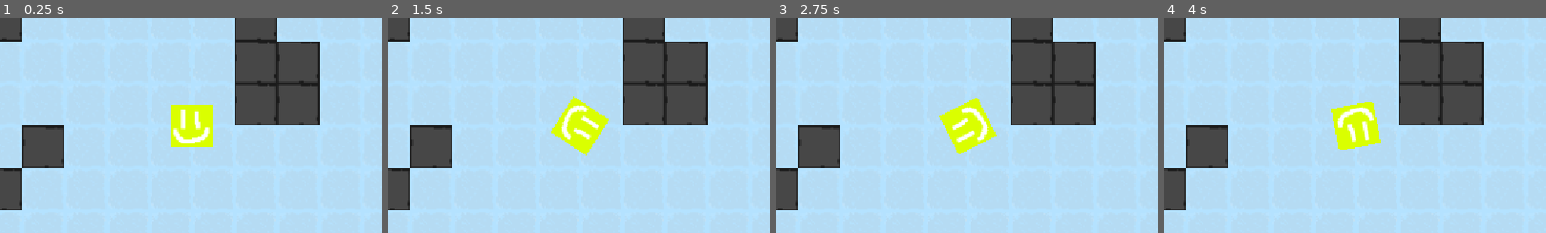
Above: before the commit, frames 1-4 (left to right).
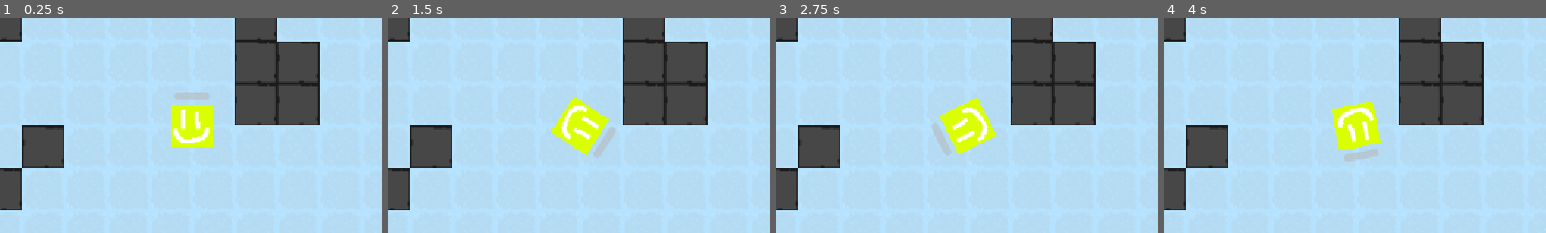
Above: after the commit, the same moments.

Repository: vincentchen18/Pelagico
Game: Godot game, scene res://ocean.tscn
Two runs of this game, one before a commit and one after it. Both use one fixed random seed, a clock stepped at 60 frames per second and the inputs below.
Inputs (mouse positions are % of the whole screen's width and height, from its top left):
- Up to frame 1 (0.25 s): no input
- Up to frame 2 (1.5 s): tap Enter at 0.5 s; move the mouse to (72, 45) at 0.52 s; hold Right (right) 0.53-1.25 s; hold Shift 0.53-1.25 s; click (72, 45) at 0.67 s; drag from (30, 55) to (45, 70) at 1.27 s
- Up to frame 3 (2.75 s): tap Space at 2 s; move the mouse to (60, 28) at 2.02 s; hold Right (right) from 2.03 s (still down); hold Shift from 2.03 s (still down); tap Alt at 2.1 s
- Up to frame 4 (4 s): release Right (right) at 2.75 s; release Shift at 2.75 s; drag from (45, 70) to (20, 35) at 2.77 s; tap Enter at 3.5 s; move the mouse to (80, 65) at 3.52 s; hold Left (left) from 3.53 s (still down); hold Shift from 3.53 s (still down)
The pictures show only the part of the screen within x 25-75%, y 25-75%; the shares and areas given below are measured in that part.

The runs differ from the first frame. In frame 1, 0.3% of the frame differs, in the area x 45-55%, y 34-38%; in frame 2, 0.3%; in frame 3, 0.3%; in frame 4, 0.3%.

Commit message:
added staminabar and boosting

Diff:
--- a/Scripts/player.gd
+++ b/Scripts/player.gd
@@ -4,10 +4,14 @@
 @export var acceleration := 4.0
 @export var drag := 2.0
 @export var turn_speed := 3.0   # radians/sec when turning
-
+@export var maxstamina: int = 100
+@export var boostmult: float = 1.4
+var stamina: float = maxstamina
 @onready var sprite: Node2D = $Sprite2D
-
+@onready var staminabar: ProgressBar = $ProgressBar
 func _physics_process(delta):
+	staminabar.position = Vector2(-13, -25)
+	var boosting: bool = false
 	# turning
 	var turn = Input.get_axis("left", "right")
 	rotation += turn * turn_speed * delta
@@ -17,8 +21,18 @@
 	if thrust != 0:
 		# go in the curr direction
 		var forward = Vector2.RIGHT.rotated(rotation)
-		velocity = velocity.lerp(forward * speed * thrust, acceleration * delta)
+		if Input.is_key_pressed(KEY_SHIFT) and stamina > 0:
+			stamina -= 20 * delta
+			velocity = velocity.lerp(forward * speed * thrust * boostmult, acceleration * delta * boostmult)
+			boosting = true
+		else:
+			velocity = velocity.lerp(forward * speed * thrust, acceleration * delta)
+			boosting = false
 	else:
 		velocity = velocity.lerp(Vector2.ZERO, drag * delta)
-
+		boosting = false
+	stamina = clamp(stamina, 0, maxstamina)
+	if boosting == false:
+		stamina += 8 * delta
+	staminabar.value = stamina
 	move_and_slide()
--- a/Scripts/tile_map_layer.gd
+++ b/Scripts/tile_map_layer.gd
@@ -23,7 +23,7 @@
 #generate chunk
 func gen_chunk(cx, cy) -> void:
 	var chunkkey = Vector2i(cx, cy)
-	var tilepos: Vector2 = Vector2.ZERO
+	var tilepos: Vector2i = Vector2i.ZERO
 	var currentchunk: Array = []
 	var startx: int = cx * 8
 	var starty: int = cy * 8
@@ -44,9 +44,8 @@
 				else:
 					currentlis.append("o")
 					tilepos = oceantilespos
-			set_cell(Vector2i(globalx, globaly), sourceid, tilepos)
+			set_cell(Vector2i(globalx, globaly), sourceid, tilepos, 0)
 		currentchunk.append(currentlis)
-
 	worldmap[chunkkey] = currentchunk
 func playerchunk(playerpos) -> Vector2i:
 	var pixelsperchunk: float = 256
--- a/ocean.tscn
+++ b/ocean.tscn
@@ -45,3 +45,10 @@
 
 [node name="Sprite2D" type="Sprite2D" parent="Player" unique_id=899912236]
 texture = ExtResource("3_ihpsq")
+
+[node name="ProgressBar" type="ProgressBar" parent="Player" unique_id=1604817671]
+offset_left = -13.0
+offset_top = -25.0
+offset_right = 13.0
+offset_bottom = -20.0
+show_percentage = false
